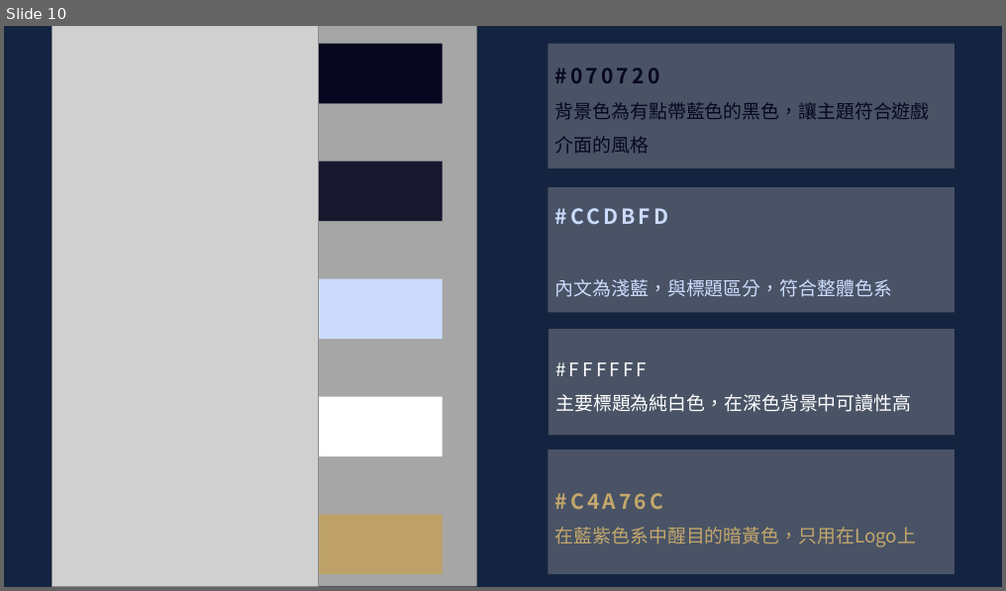
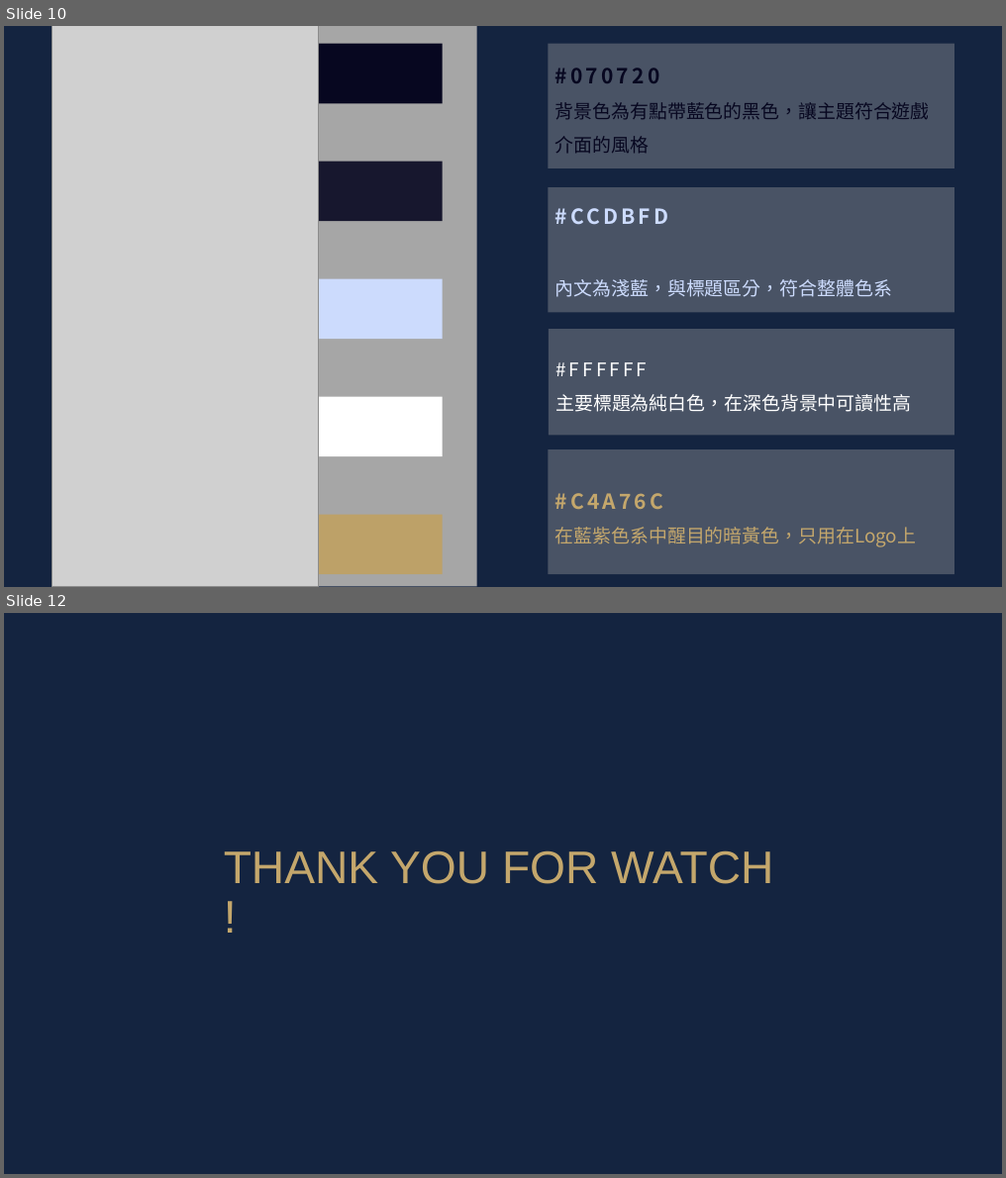
Before and after one commit to leonasdev/WebMidProject, a slide deck: 企劃書.pptx. Shown one above the other, each under a label of ours: slide 10 before the commit, slides 10 and 12 after it; the slides between them are not shown. The pictures are 1006x591 and 1006x1178 pixels, drawn with LibreOffice and Linux fonts; fonts in the diff are those of the drawing; grey boxes stand for pictures. Boxes give left, top, right and bottom in pixels: in the first picture for what was removed or moved away, otherwise in the second. Text is boxed around its words. In the diff, an @@ line names an element or a change of style, - is before the commit and + after.

```diff
--- a/企劃書.pptx
+++ b/企劃書.pptx
@@ slide 12 added at [4, 613, 1002, 1174], background #142440 @@
@@ title added at [224, 851, 773, 884], 44 pt, text #C4A76C @@
+THANK YOU FOR WATCH !
```
Also in this commit, not shown: 1 other slide added.
